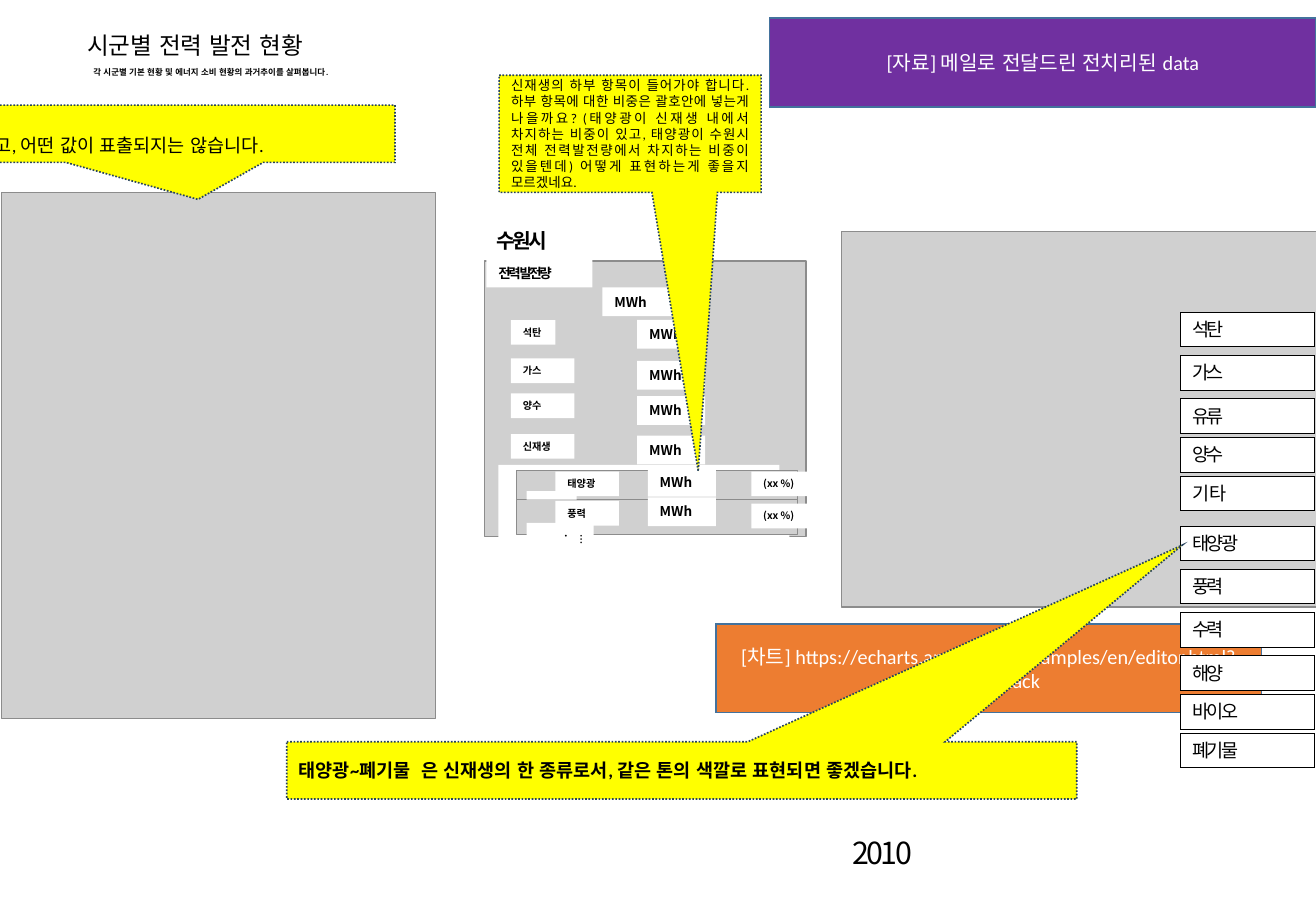
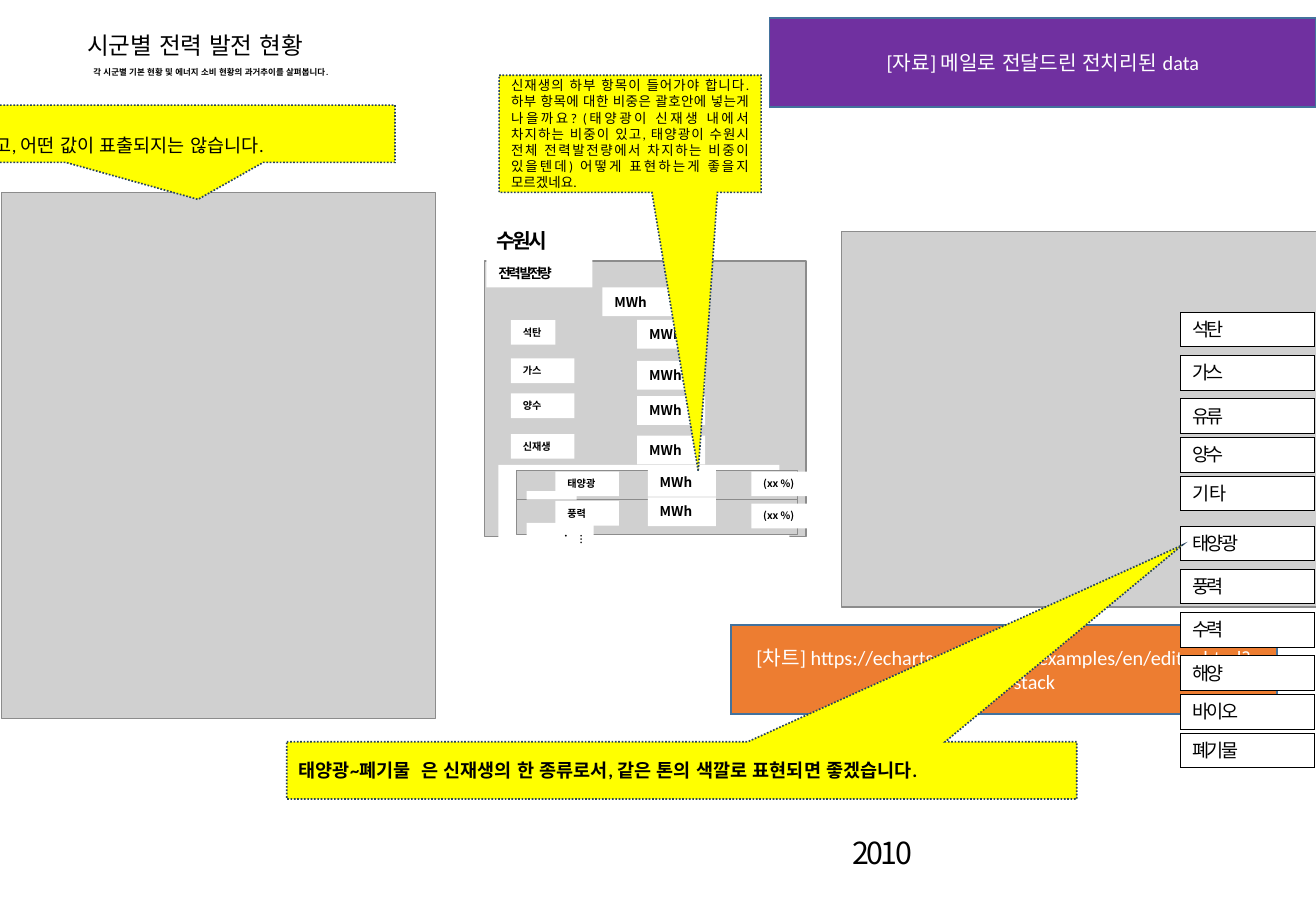
Before and after one commit to meandthey/platForm, a slide deck: slide 11 of 화면구성/to최원석부장님/9. 3월 4일 전력공급 (화면구성)/전력공급현황_화면구성_0304.pptx. Drawn at 1316x911 pixels with LibreOffice and Linux fonts; fonts in the diff are those of the drawing; grey boxes stand for pictures. Boxes give left, top, right and bottom in pixels: in the first picture for what was removed or moved away, otherwise in the second. Text is boxed around its words. In the diff, an @@ line names an element or a change of style, - is before the commit and + after.

```diff
--- a/화면구성/to최원석부장님/9. 3월 4일 전력공급 (화면구성)/전력공급현황_화면구성_0304.pptx
+++ b/화면구성/to최원석부장님/9. 3월 4일 전력공급 (화면구성)/전력공급현황_화면구성_0304.pptx
@@ rectangle "[차트] https://echarts.apache.org/examples/en/editor.html?c=ar ...": place and size @@
-rectangle "[차트] https://echarts.apache.org/examples/en/editor.html?c=ar ..." at <box>716,625,1261,713</box>
+rectangle "[차트] https://echarts.apache.org/examples/en/editor.html?c=ar ..." at <box>732,625,1277,713</box>
```
Also in this commit, not shown: 8 other files.
